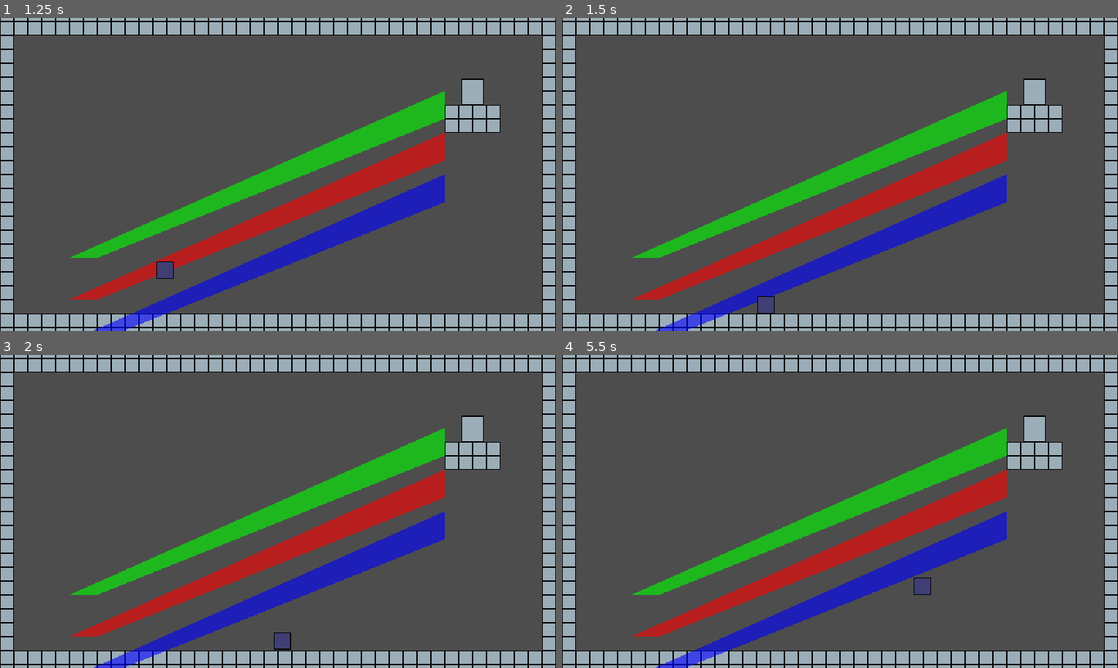
Above: before the commit, frames 1-4 (two rows, left to right).
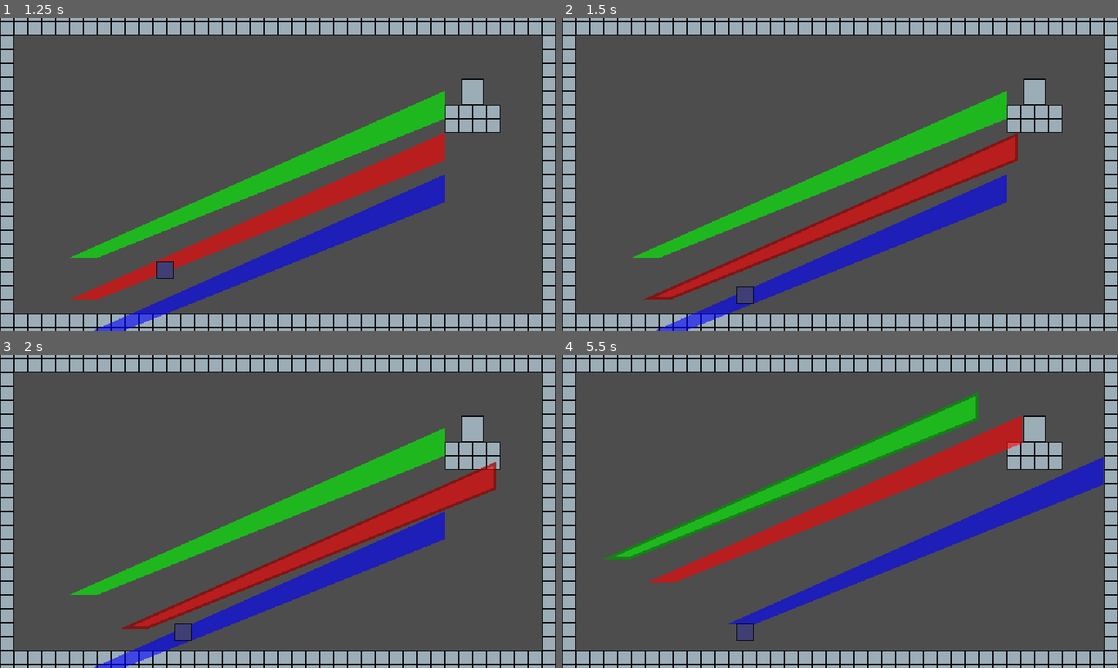
Above: after the commit, the same moments.

Repository: robotmaster/game-off-2026
Game: Godot game, scene res://scenes/rooms/room1.tscn
Same seed, same stepped clock (60 frames per second), same inputs: the game is played once before the commit and once after it.
Inputs:
- Up to frame 1 (1.25 s): tap Enter at 0.5 s; hold Right (right) from 0.53 s (still down); hold Up (up) from 0.53 s (still down)
- Up to frame 2 (1.5 s): keep holding Right (right); release Up (up) at 1.28 s; tap Tab (switch_edit, bound only after the commit) at 1.35 s
- Up to frame 3 (2 s): keep holding Right (right); tap Up (up) at 1.52, 1.55, 1.82 s
- Up to frame 4 (5.5 s): release Right (right) at 2.03 s; hold Left (left) 2.03-2.78 s; hold Up (up) 2.03-2.78 s; hold Right (right) 2.78-4.28 s; tap Tab (switch_edit, bound only after the commit) at 2.85, 4.35 s; tap Up (up) at 3.02, 3.05, 3.32, 4.52, 4.55, 4.82 s; hold Up (up) 3.53-4.28 s; hold Left (left) 4.28-5.03 s; hold Right (right) from 5.03 s (still down); hold Up (up) from 5.03 s (still down)

Frame 1 is identical in both runs. In frame 2, 3.2% of the frame differs, in the area x 12-82%, y 36-95%; in frame 3, 6.8%; in frame 4, 20%, in the area x 7-98%, y 12-100%.
Error before the commit: Parse Error: Too few arguments for "clip_polygons()" call. Expected at least 2 but received 0. (res://scripts/polygon_other_draws.gd:9)

Commit message:
finished implementing polygon hole cutting

Diff:
--- /dev/null
+++ b/game-off-2026/polygon_tools.gd
@@ -0,0 +1,64 @@
+extends Node
+
+
+func make_inwawrd_outline_of_polygon(polygon_array: PackedVector2Array, width: float) -> PackedVector2Array:
+
+	var current_polygon_array := polygon_array.duplicate()
+	for offset_polygon in Geometry2D.offset_polygon(polygon_array, -width):
+		current_polygon_array = _cut_hole_in_polygon(current_polygon_array, offset_polygon)
+	return current_polygon_array
+
+func _cut_hole_in_polygon(original_polygon: PackedVector2Array, hole_polygon: PackedVector2Array) -> PackedVector2Array:
+	if Geometry2D.is_polygon_clockwise(original_polygon) == Geometry2D.is_polygon_clockwise(hole_polygon):
+		hole_polygon.reverse()
+
+	var closest_original_point := 0
+	var closest_hole_point := 0
+
+	for original_point in range(original_polygon.size()):
+		for new_point in range(hole_polygon.size()):
+			var current_shortest_length := (original_polygon[closest_original_point] - hole_polygon[closest_hole_point]).length()
+			var new_length := (original_polygon[original_point] - hole_polygon[new_point]).length()
+
+			if new_length < current_shortest_length:
+				closest_original_point = original_point
+				closest_hole_point = new_point
+
+	var new_polygon_array := PackedVector2Array()
+
+	var starting_point := 0
+	if closest_original_point == 0:
+		starting_point = 1
+	var is_on_outer_polygon := true
+	var current_point := starting_point
+	var seen_starting_point := false
+	var just_switched_polygons := false
+
+	while true:
+		if is_on_outer_polygon:
+			if current_point == starting_point:
+				if seen_starting_point:
+					break
+				seen_starting_point = true
+			new_polygon_array.append(original_polygon[current_point])
+			if current_point == closest_original_point and not just_switched_polygons:
+				just_switched_polygons = true
+				is_on_outer_polygon = false
+				current_point = closest_hole_point
+			else:
+				just_switched_polygons = false
+				current_point += 1
+				if current_point >= original_polygon.size():
+					current_point = 0
+		else:
+			new_polygon_array.append(hole_polygon[current_point])
+			if current_point == closest_hole_point and not just_switched_polygons:
+				just_switched_polygons = true
+				is_on_outer_polygon = true
+				current_point = closest_original_point
+			else:
+				just_switched_polygons = false
+				current_point += 1
+				if current_point >= hole_polygon.size():
+					current_point = 0
+	return new_polygon_array
--- a/game-off-2026/project.godot
+++ b/game-off-2026/project.godot
@@ -14,6 +14,10 @@
 run/main_scene="uid://c3h6o5dpp7wjk"
 config/features=PackedStringArray("4.7", "Forward Plus")
 config/icon="res://icon.svg"
+
+[autoload]
+
+PolygonTools="*uid://dp4m3akdjd0uf"
 
 [debug]
 
@@ -58,7 +62,8 @@
 }
 switch_edit={
 "deadzone": 0.2,
-"events": []
+"events": [Object(InputEventKey,"resource_local_to_scene":false,"resource_name":"","device":-1,"window_id":0,"alt_pressed":false,"shift_pressed":false,"ctrl_pressed":false,"meta_pressed":false,"pressed":false,"keycode":0,"physical_keycode":4194306,"key_label":0,"unicode":0,"location":0,"echo":false,"script":null)
+]
 }
 
 [physics]
--- a/game-off-2026/scripts/polygon_other_draws.gd
+++ b/game-off-2026/scripts/polygon_other_draws.gd
@@ -6,7 +6,6 @@
 const POLYGON_OUTLINE_WIDTH = 2.0
 
 func _process(_delta: float) -> void:
-	Geometry2D.clip_polygons()
 	queue_redraw()
 
 func _draw() -> void:
@@ -18,7 +17,6 @@
 	for polygon_2d : Polygon2D in current_editing.get_children():
 
 		var polygon_array := polygon_2d.global_transform * polygon_2d.polygon
-		$Polygon2D.polygon = polygon_array
 
-		for offset_polygon in Geometry2D.offset_polygon(polygon_array, -3):
-			draw_colored_polygon(offset_polygon, POLYGON_OUTLINE_COLOR)
+
+		draw_colored_polygon(PolygonTools.make_inwawrd_outline_of_polygon(polygon_array, 3), POLYGON_OUTLINE_COLOR)
Not shown, added: game-off-2026/polygon_tools.gd.uid
